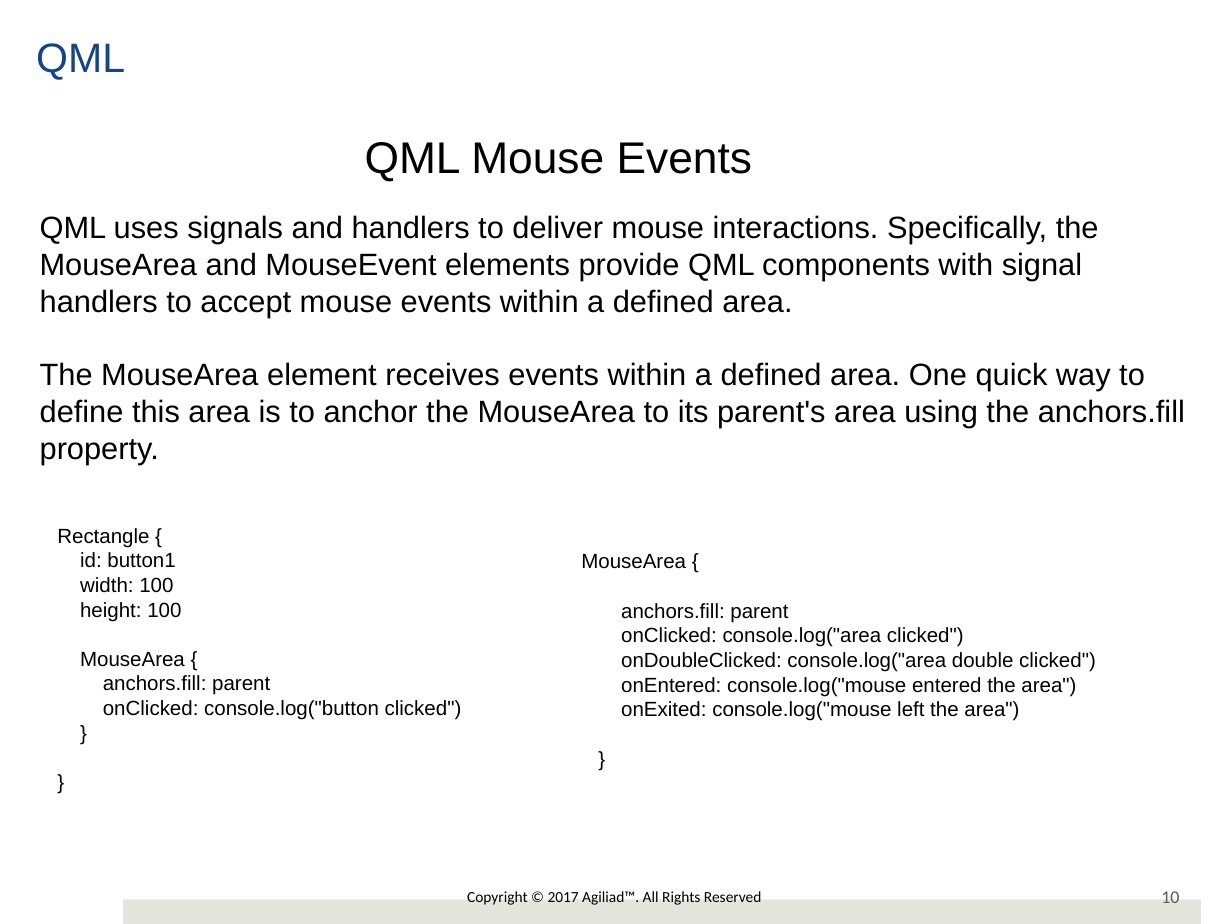
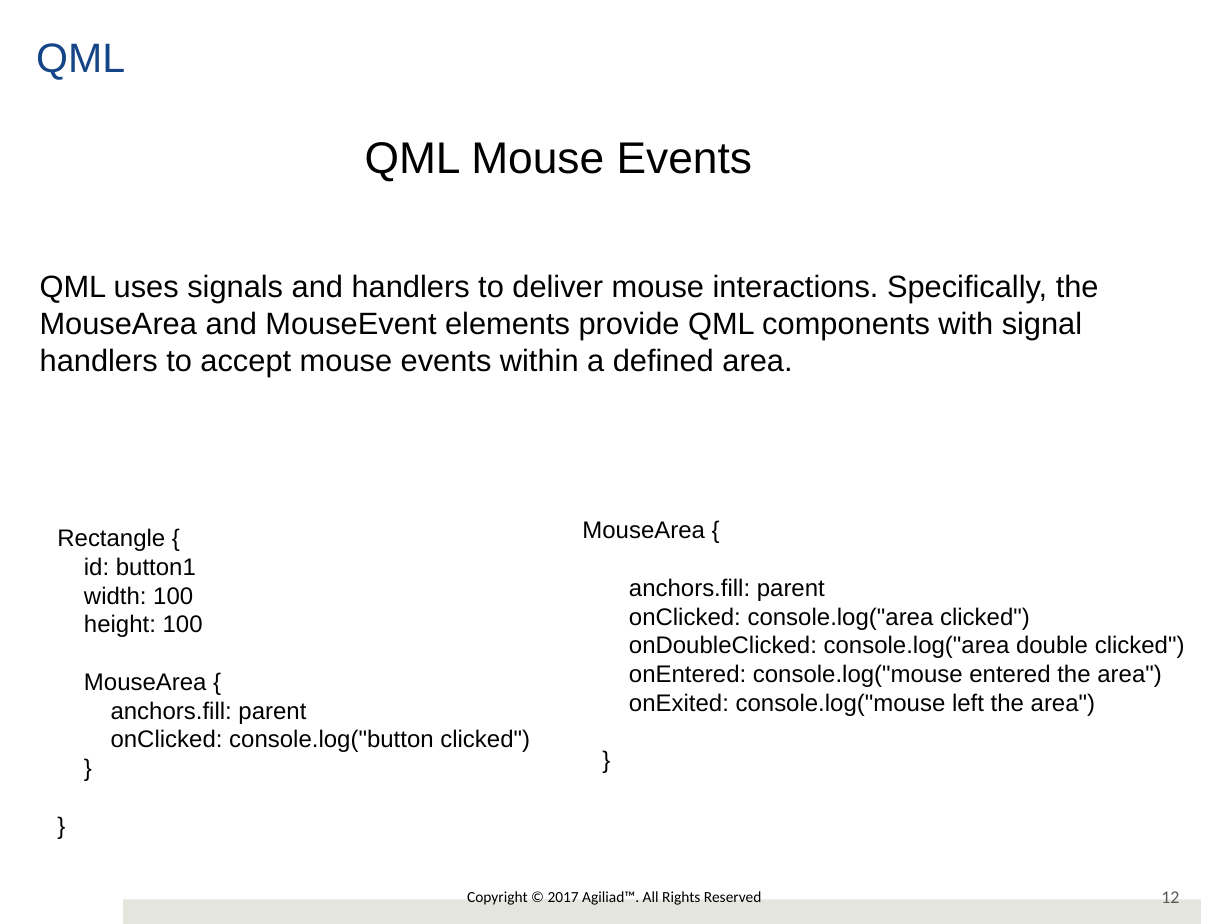
Before and after one commit to girishlande/QMLProjects, a slide deck: slide 12 of 6Course/QMLTraining.pptx (slide 10 before the commit). Drawn at 1232x924 pixels with LibreOffice and Linux fonts; fonts in the diff are those of the drawing; background and template pictures are left out. Boxes give left, top, right and bottom in pixels: in the first picture for what was removed or moved away, otherwise in the second. Text is boxed around its words. In the diff, an @@ line names an element or a change of style, - is before the commit and + after.

```diff
--- a/6Course/QMLTraining.pptx
+++ b/6Course/QMLTraining.pptx
@@ text "QML uses signals and handlers ...": place and size @@
-text "QML uses signals and handlers ..." at [40,215,1185,465]
+text "QML uses signals and handlers ..." at [40,274,1099,377]
@@ text at [40,362,1185,465]: paragraph removed @@
-The MouseArea element receives events within a defined area. One quick way to define this area is to anchor the MouseArea to its parent's area using the anchors.fill property.
@@ text "MouseArea {" at [582,521,1185,716]: size 12 to 14 pt @@
@@ text "MouseArea {": place and size @@
-text "MouseArea {" at [581,554,1096,721]
+text "MouseArea {" at [582,521,1185,716]
@@ text "Rectangle {" at [57,528,530,752]: size 12 to 14 pt @@
@@ page number at [1161,891,1179,903]: text changed @@
-10
+12
```
Also in this commit, not shown: 4 other slides changed, 3 slides added, 1 slide removed, 8 other files.
